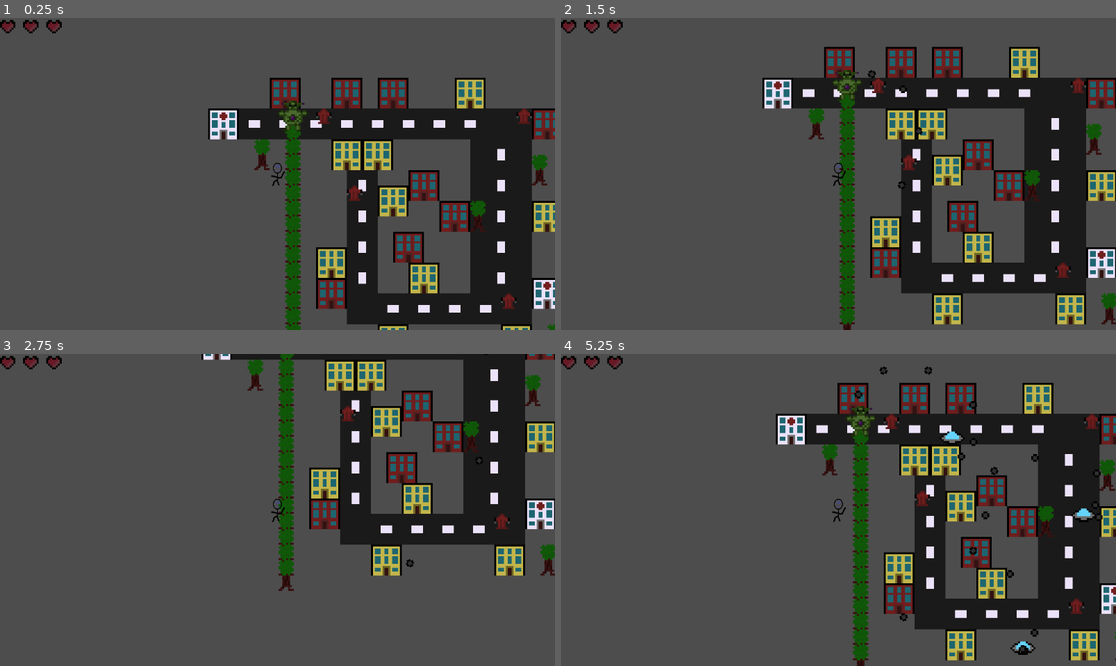
Above: before the commit, frames 1-4 (two rows, left to right).
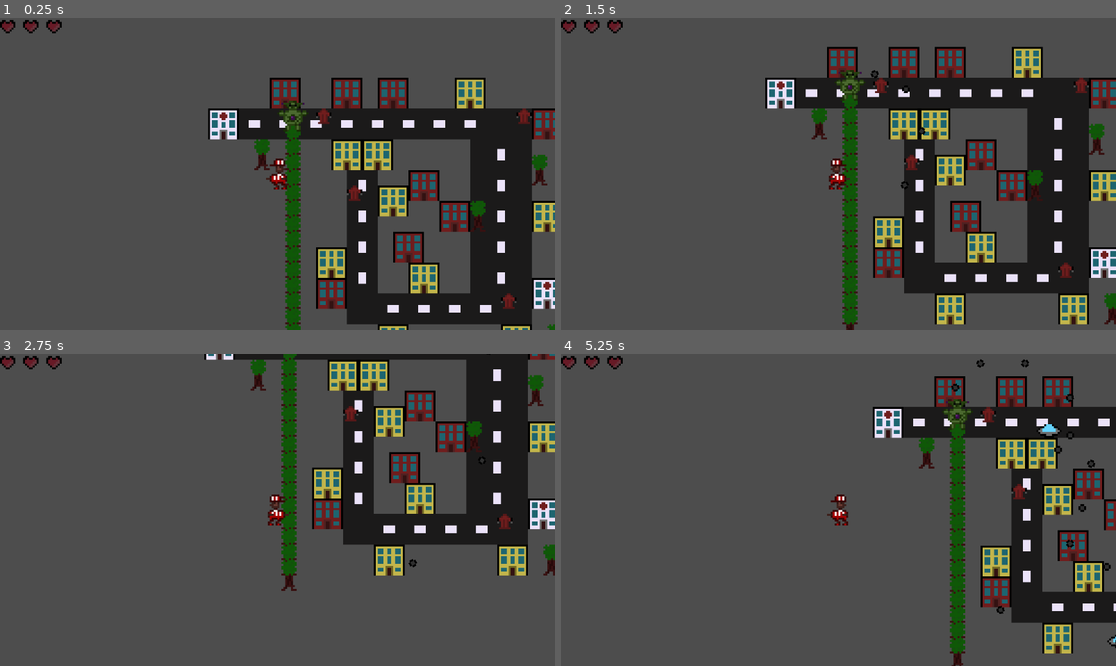
Above: after the commit, the same moments.

Repository: Lila-Kuhlt/Close-Encounters-of-the-Jeff-Kind
Game: Godot game, scene res://scenes/World.tscn
The game is run twice, just before and just after one commit, with the same random seed, the same clock (stepped at 60 frames per second) and the same inputs.
Inputs:
- Up to frame 1 (0.25 s): no input
- Up to frame 2 (1.5 s): tap Enter at 0.5 s; hold D (right) 0.53-1.28 s; hold S (down) from 1.28 s (still down)
- Up to frame 3 (2.75 s): release S (down) at 2.03 s; hold D (right) from 2.03 s (still down)
- Up to frame 4 (5.25 s): tap Space at 2.75 s; release D (right) at 2.78 s; hold W (up) 2.78-3.53 s; hold A (left) 3.53-5.03 s; hold S (down) from 5.03 s (still down)

The runs differ from the first frame. In frame 1, 0.2% of the frame differs, in the area x 47-52%, y 44-56%; in frame 2, 10%; in frame 3, 7.8%; in frame 4, 30%, in the area x 38-100%, y 1-100%.

Commit message:
new assets

Diff:
--- a/godot/scenes/Player.gd
+++ b/godot/scenes/Player.gd
@@ -48,6 +48,11 @@
 
 func _physics_process(_delta):
 	var direction := Input.get_vector("left", "right", "up", "down")
+	if direction.x > 0:
+		$Character.scale = Vector2i(-1, 1)
+	elif direction.x < 0:
+		$Character.scale = Vector2i(1, 1)
+
 	velocity = direction * SPEED
 	move_and_slide()
 
--- a/godot/scenes/Player.tscn
+++ b/godot/scenes/Player.tscn
@@ -1,19 +1,19 @@
 [gd_scene load_steps=6 format=3 uid="uid://c7xru3o3piygv"]
 
-[ext_resource type="Texture2D" uid="uid://t85v8pe8v1st" path="res://assets/character.png" id="1_e6i8q"]
 [ext_resource type="Script" path="res://scenes/Player.gd" id="1_n0o0d"]
+[ext_resource type="Texture2D" uid="uid://bvraqbkf5ijs1" path="res://assets/Jeff.png" id="2_8uldn"]
 
 [sub_resource type="CapsuleShape2D" id="CapsuleShape2D_yy5ia"]
-height = 48.0
+radius = 4.0
+height = 14.0
 
 [sub_resource type="CapsuleShape2D" id="CapsuleShape2D_br4yk"]
-radius = 11.0
-height = 50.0
+radius = 5.0
+height = 16.0
 
 [sub_resource type="CircleShape2D" id="CircleShape2D_m6hdk"]
 
 [node name="Jeff" type="CharacterBody2D"]
-scale = Vector2(0.25, 0.25)
 collision_layer = 7
 collision_mask = 3
 motion_mode = 1
@@ -23,9 +23,8 @@
 shape = SubResource("CapsuleShape2D_yy5ia")
 
 [node name="Character" type="Sprite2D" parent="."]
-position = Vector2(0, -1)
-scale = Vector2(0.150307, 0.179688)
-texture = ExtResource("1_e6i8q")
+texture_filter = 1
+texture = ExtResource("2_8uldn")
 
 [node name="HitBox" type="Area2D" parent="."]
 collision_layer = 5
--- a/godot/scenes/aliens/FatAlien.tscn
+++ b/godot/scenes/aliens/FatAlien.tscn
@@ -14,9 +14,4 @@
 [node name="Timer" parent="." index="2"]
 wait_time = 0.25
 
-[node name="WalkTimer" type="Timer" parent="." index="3"]
-wait_time = 1.5
-autostart = true
-
 [connection signal="timeout" from="Timer" to="." method="_on_timer_timeout"]
-[connection signal="timeout" from="WalkTimer" to="." method="_on_walk_timer_timeout"]
--- a/godot/scenes/aliens/FixedAlien.tscn
+++ b/godot/scenes/aliens/FixedAlien.tscn
@@ -1,10 +1,15 @@
-[gd_scene load_steps=3 format=3 uid="uid://bl5rjtsp02jnk"]
+[gd_scene load_steps=4 format=3 uid="uid://bl5rjtsp02jnk"]
 
 [ext_resource type="PackedScene" uid="uid://528481gmre0a" path="res://scenes/aliens/Alien.tscn" id="1_k5mbq"]
 [ext_resource type="Script" path="res://scenes/aliens/FixedAlien.gd" id="2_nqj1p"]
+[ext_resource type="Texture2D" uid="uid://bcpwtaxr17oy0" path="res://assets/FixedAlien.png" id="3_ofssl"]
 
 [node name="FixedAlien" instance=ExtResource("1_k5mbq")]
 script = ExtResource("2_nqj1p")
+
+[node name="Sprite2D" parent="." index="0"]
+texture_filter = 1
+texture = ExtResource("3_ofssl")
 
 [node name="Timer" parent="." index="2"]
 wait_time = 2.0
Binary file added: godot/assets/FixedAlien.png
Not shown, added: godot/assets/FixedAlien.png.import
Binary file added: godot/assets/Jeff.png
Not shown, added: godot/assets/Jeff.png.import
Not shown: 1 places in godot/assets/Theme.tres that only renumber resources
